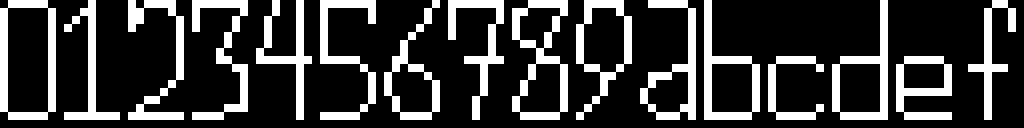
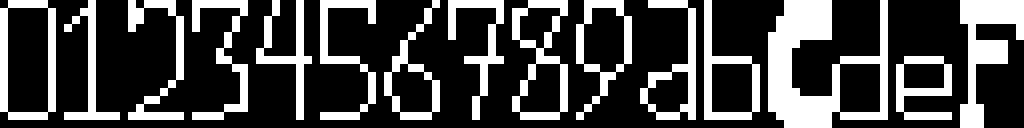
Layered file, before and after one edit (1024 × 128). Changes by layer:
painted on "Background" over [768, 0, 1024, 128]
